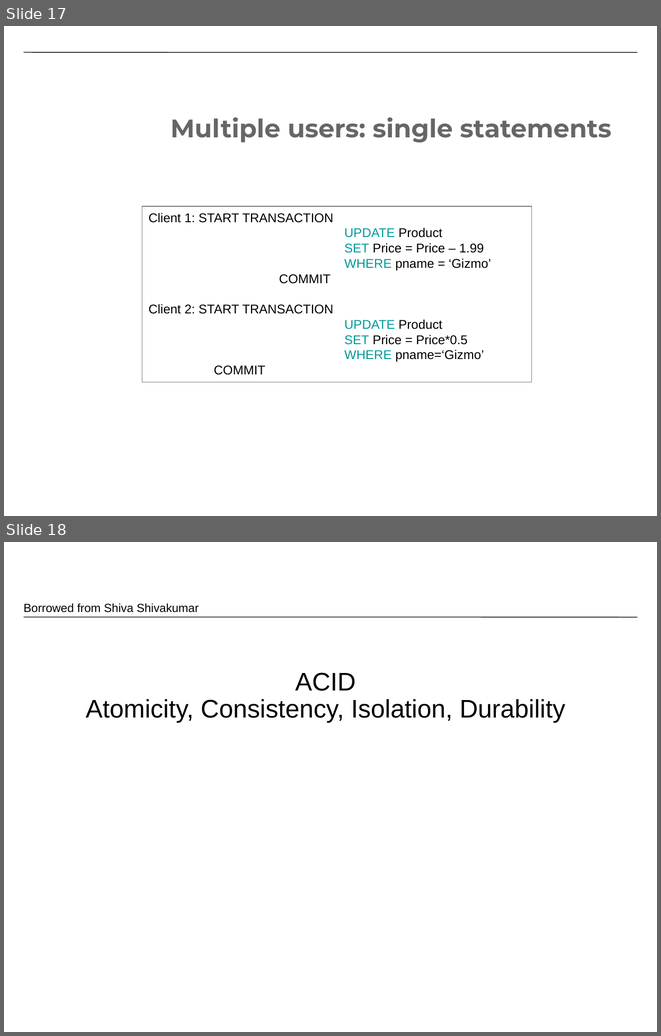
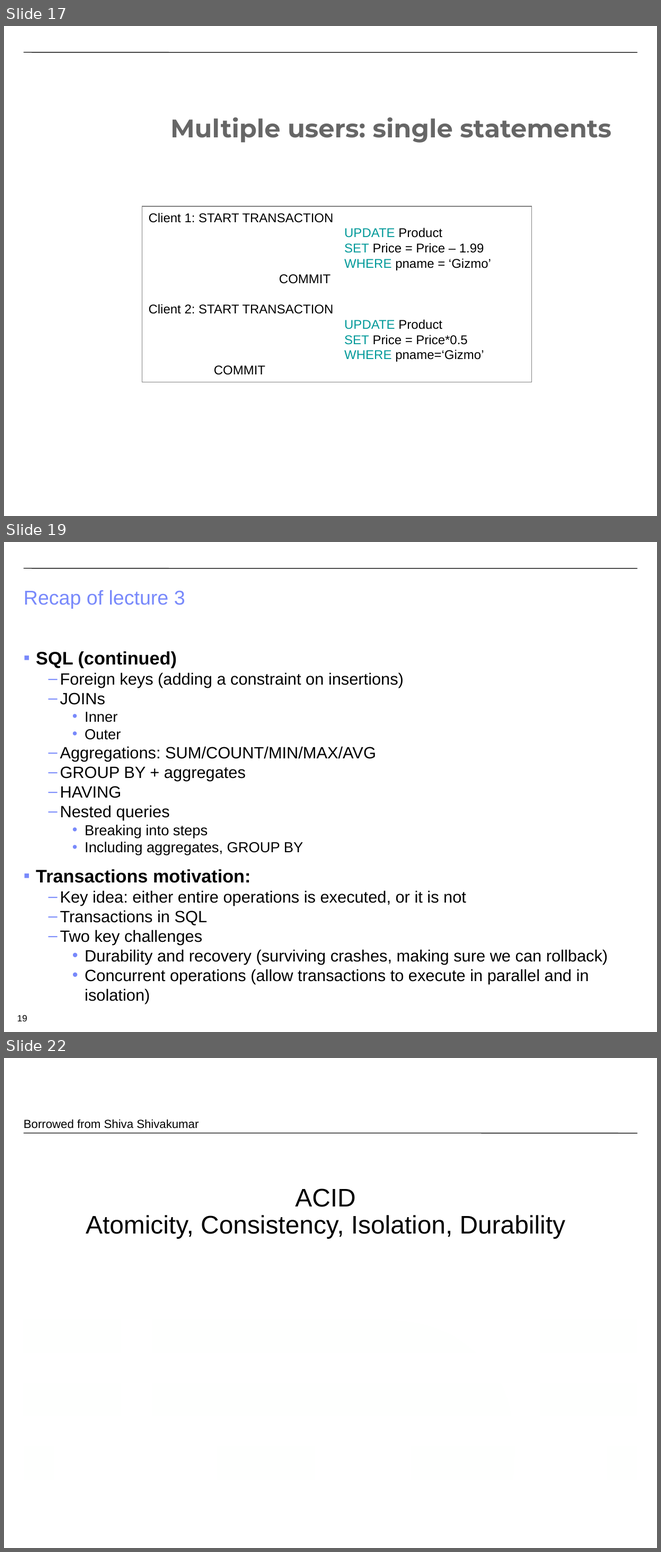
Before and after one commit to CS-W4121/cs-w4121.github.io, a slide deck: slides/Topic 3 - transactions and ACID.pptx. Shown one above the other, each under a label of ours: slides 17 and 18 before the commit, slides 17, 19 and 22 after it; the slides between them are not shown. The pictures are 661x1036 and 661x1552 pixels, drawn with LibreOffice and Linux fonts; fonts in the diff are those of the drawing; background and template pictures are left out. Boxes give left, top, right and bottom in pixels: in the first picture for what was removed or moved away, otherwise in the second. Text is boxed around its words. In the diff, an @@ line names an element or a change of style, - is before the commit and + after.

```diff
--- a/slides/Topic 3 - transactions and ACID.pptx
+++ b/slides/Topic 3 - transactions and ACID.pptx
@@ slide 19 added at (4,542,657,1032), background #FFFFFF; not listed: 1 template element that a slide beside it also shows @@
@@ title added at (24,590,185,609), 22 pt, text #7889FB @@
+Recap of lecture 3
@@ text added at (36,651,608,1003), 18 pt, text #000000 @@
+▪ SQL (continued)
+  – Foreign keys (adding a constraint on insertions)
+  – JOINs
+    • Inner
+    • Outer
+  – Aggregations: SUM/COUNT/MIN/MAX/AVG
+  – GROUP BY + aggregates
+  – HAVING
+  – Nested queries
+    • Breaking into steps
+    • Including aggregates, GROUP BY
+▪ Transactions motivation:
+  – Key idea: either entire operations is executed, or it is not
+  – Transactions in SQL
+  – Two key challenges
+    • Durability and recovery (surviving crashes, making sure we can rollback)
+    • Concurrent operations (allow transactions to execute in parallel and in isolation)
@@ page number added at (17,1015,27,1021), 10 pt, text #000000 @@
+19
@@ what was slide 18 is now slide 22 @@
```
Also in this commit, not shown: 5 slides changed, 4 other slides added.
